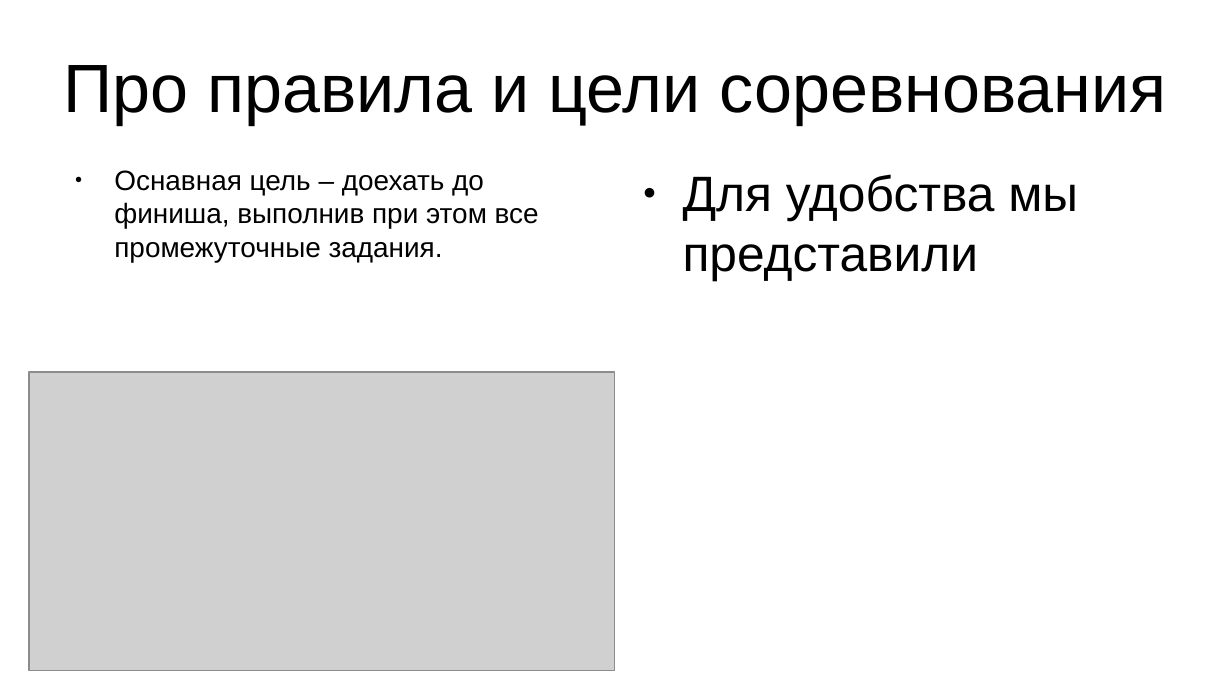
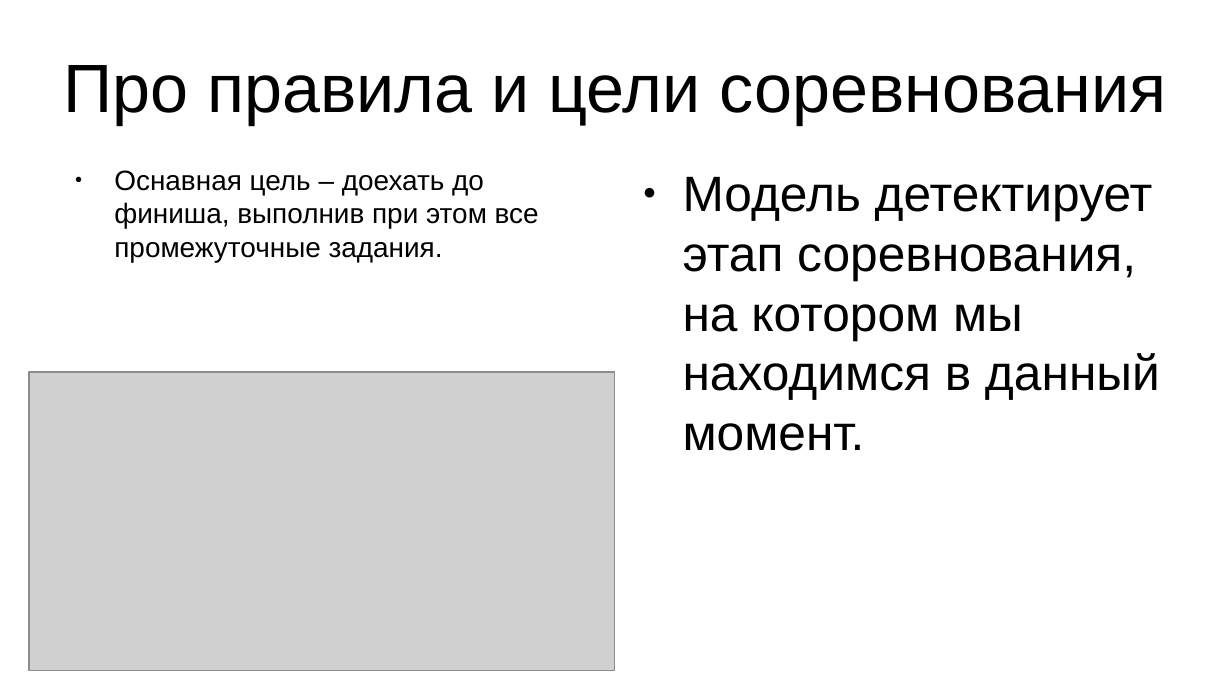
Before and after one commit to NikitaGoltsev/Auto_Race_challange, a slide deck: slide 2 of presintation.odp. Drawn at 1232x693 pixels with LibreOffice and Linux fonts; fonts in the diff are those of the drawing; grey boxes stand for pictures. Boxes give left, top, right and bottom in pixels: in the first picture for what was removed or moved away, otherwise in the second. Text is boxed around its words. In the diff, an @@ line names an element or a change of style, - is before the commit and + after.

```diff
--- a/presintation.odp
+++ b/presintation.odp
@@ text at (x1=683, y1=176, x2=1160, y2=451): text changed @@
-● Для удобства мы представили
+● Модель детектирует этап соревнования, на котором мы находимся в данный момент.
```
Also in this commit, not shown: 6 other slides changed.
